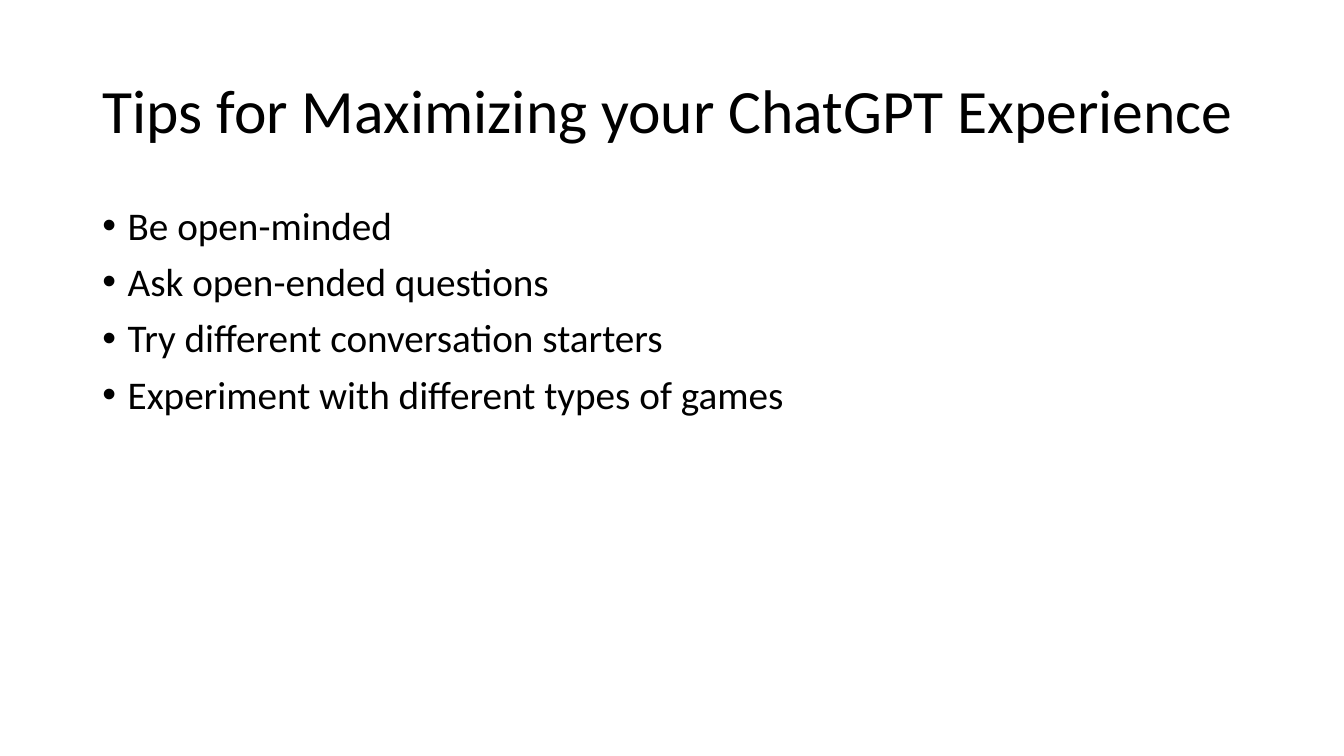
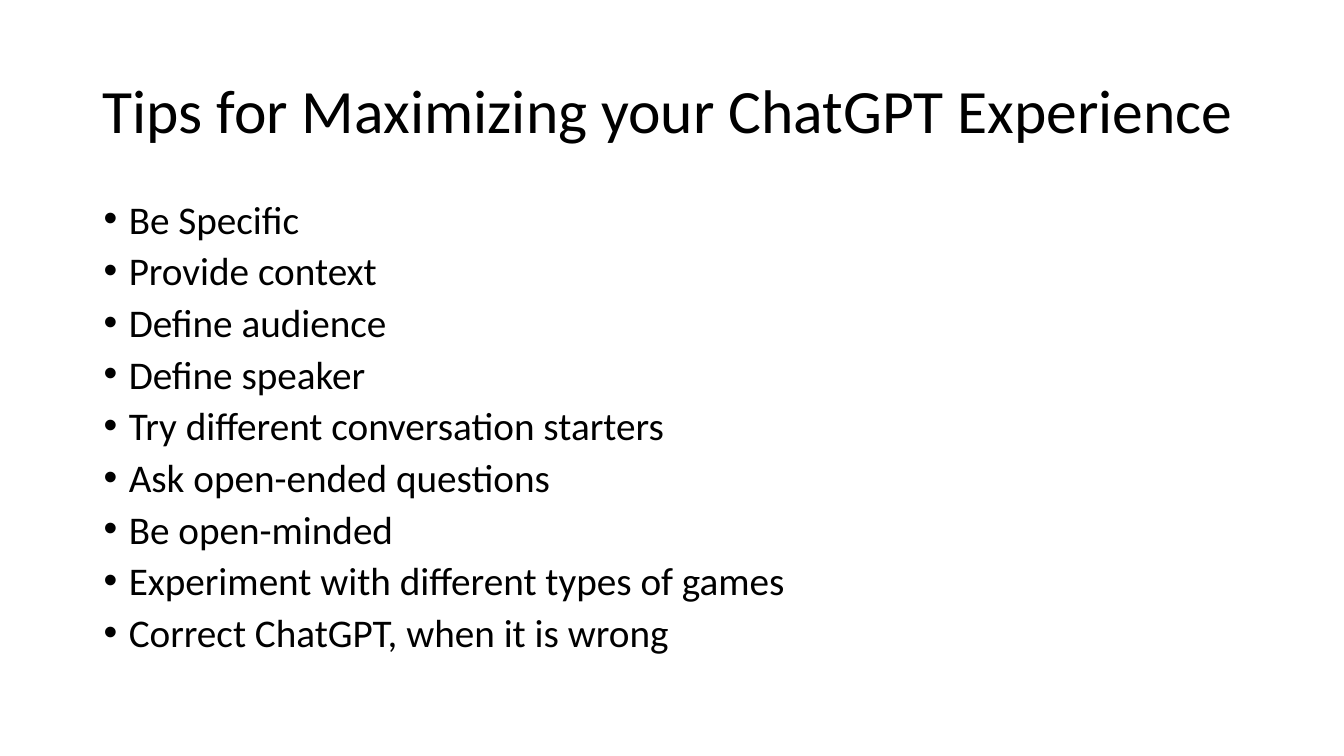
Before and after one commit to DavidGiard/Presentation-Slides, a slide deck: slide 12 of ChatGPT/ChatGPT.pptx (slide 13 before the commit). Drawn at 1344x756 pixels with LibreOffice and Linux fonts; fonts in the diff are those of the drawing. Boxes give left, top, right and bottom in pixels: in the first picture for what was removed or moved away, otherwise in the second. Text is boxed around its words. In the diff, an @@ line names an element or a change of style, - is before the commit and + after.

Commit message:
ChatGPT

```diff
--- a/ChatGPT/ChatGPT.pptx
+++ b/ChatGPT/ChatGPT.pptx
@@ text at [129,207,663,499]: paragraphs added @@
+• Be Specific
+• Provide context
+• Define audience
+• Define speaker
+• Try different conversation starters
+• Ask open-ended questions
@@ text at [128,268,662,359]: paragraphs removed @@
-• Ask open-ended questions
-• Try different conversation starters
@@ text at [129,516,785,602]: line spacing 0.9 to 0.8 @@
@@ text at [129,619,669,654]: paragraph added @@
+• Correct ChatGPT, when it is wrong
```
Also in this commit, not shown: 1 slide added, 2 slides removed.
